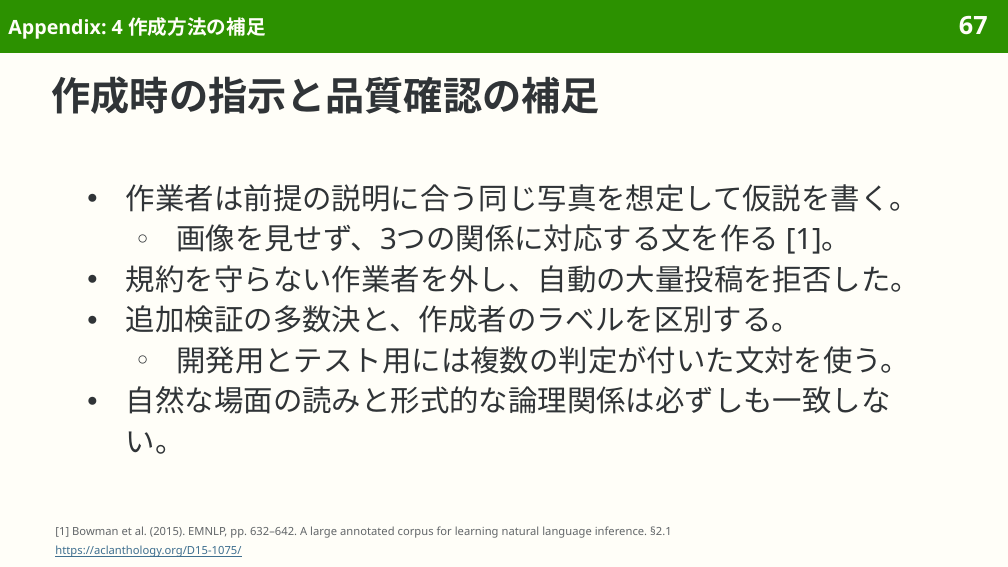
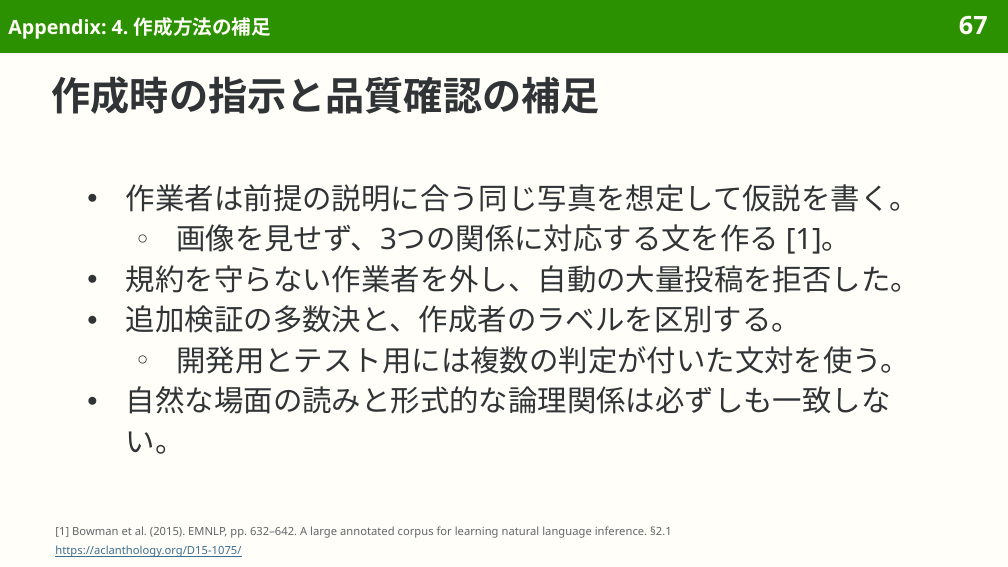
Before and after one commit to sasakiy84/datasets-in-10-minutes, a slide deck: slide 67 of slides/datasets-in-10-minutes-snli.pptx. Drawn at 1008x567 pixels with LibreOffice and Linux fonts; fonts in the diff are those of the drawing. Boxes give left, top, right and bottom in pixels: in the first picture for what was removed or moved away, otherwise in the second. Text is boxed around its words. In the diff, an @@ line names an element or a change of style, - is before the commit and + after.

```diff
--- a/slides/datasets-in-10-minutes-snli.pptx
+++ b/slides/datasets-in-10-minutes-snli.pptx
@@ title at <box>8,17,271,39</box>: text changed @@
-Appendix: 4 作成方法の補足
+Appendix: 4. 作成方法の補足
```
Also in this commit, not shown: 67 other slides changed, 11 other files.
